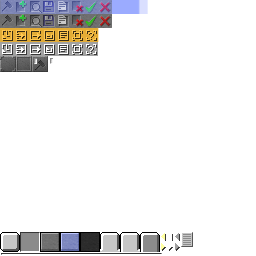
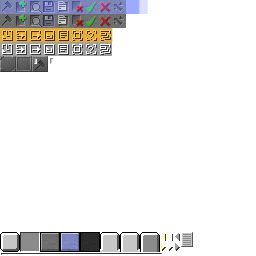
Before/after of a 256x256 layered artwork. What changed in the layer stack:
painted on "ovwelay" over left=98, top=28, right=113, bottom=42
added layer "被粘贴的图层" in group "icon #1" over left=100, top=30, right=111, bottom=41
painted on "图层副本 #2" over left=98, top=30, right=111, bottom=55
painted on "bg" over left=98, top=28, right=112, bottom=56
added layer "图层群组 #2" in group "icons" over left=114, top=2, right=124, bottom=12
added layer "图层群组 #1" in group "icons" over left=114, top=16, right=124, bottom=26
added layer "bg #3" in group "icons" over left=112, top=0, right=126, bottom=28
